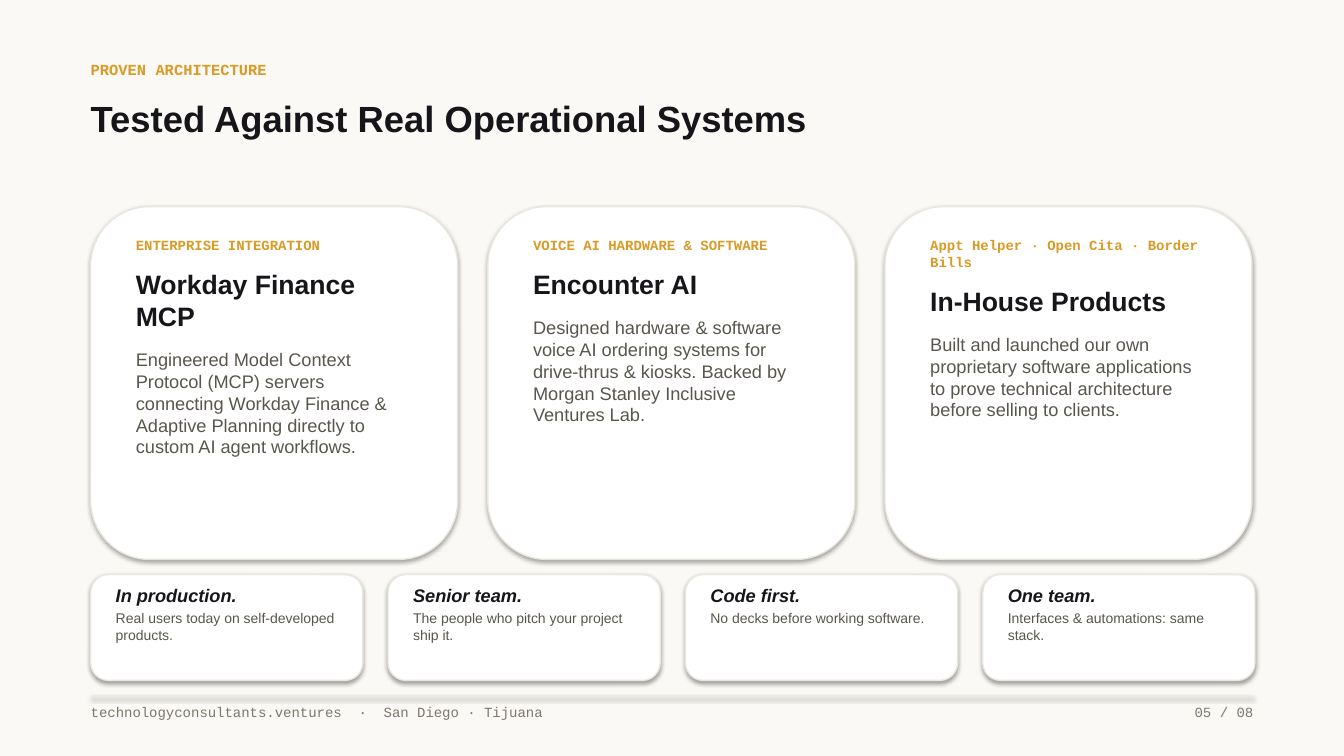
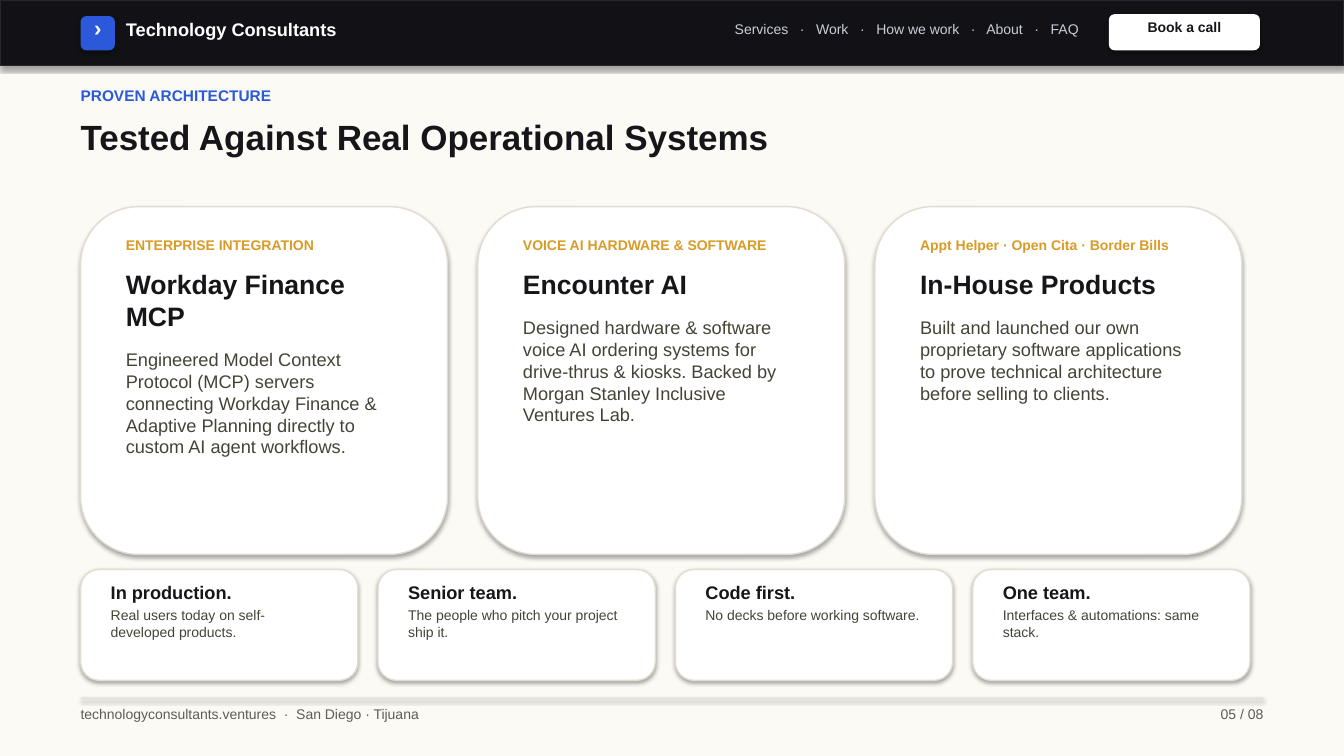
Before and after one commit to rguido198/TechnologyConsultantsVentures, a slide deck: slide 5 of Technology_Consultants_Who_to_Send_My_Way.pptx. Drawn at 1344x756 pixels with LibreOffice and Linux fonts; fonts in the diff are those of the drawing. Boxes give left, top, right and bottom in pixels: in the first picture for what was removed or moved away, otherwise in the second. Text is boxed around its words. In the diff, an @@ line names an element or a change of style, - is before the commit and + after.

Commit message:
Update design.md and rebuild PowerPoint decks with Helvetica Neue system sans typography, web navigation mockup, and clean modern software brand styling

```diff
--- a/Technology_Consultants_Who_to_Send_My_Way.pptx
+++ b/Technology_Consultants_Who_to_Send_My_Way.pptx
@@ background #FAF9F5 to #FBFAF5 @@
@@ rectangle added at bbox=[0, 0, 1344, 66], fill #121216, outline #26262C 1 pt @@
@@ rounded rectangle added at bbox=[81, 16, 115, 50], fill #2B59D9 @@
@@ text added at bbox=[81, 14, 115, 48], 16 pt, text #FFFFFF, bold @@
+›
@@ text added at bbox=[126, 22, 337, 40], 13 pt, text #FFFFFF, bold @@
+Technology Consultants
@@ text added at bbox=[735, 24, 1079, 37], 10 pt, text #C8CDD7 @@
+Services · Work · How we work · About · FAQ
@@ rounded rectangle added at bbox=[1109, 14, 1260, 50], fill #FFFFFF @@
@@ text added at bbox=[1148, 22, 1221, 32], 10 pt, text #16161A, bold @@
+Book a call
@@ text "PROVEN ARCHITECTURE": place and size @@
-text "PROVEN ARCHITECTURE" at bbox=[91, 64, 267, 75]
+text "PROVEN ARCHITECTURE" at bbox=[81, 90, 271, 101]
@@ text "PROVEN ARCHITECTURE" at bbox=[81, 90, 271, 101]: font Courier New to Arial, text colour #D99B26 to #2B59D9 @@
@@ text "Tested Against Real Operational Systems": place and size @@
-text "Tested Against Real Operational Systems" at bbox=[91, 105, 807, 139]
+text "Tested Against Real Operational Systems" at bbox=[81, 124, 768, 157]
@@ text "Tested Against Real Operational Systems" at bbox=[81, 124, 768, 157]: size 26 to 25 pt @@
@@ rounded rectangle: place and size @@
-rounded rectangle at bbox=[91, 207, 458, 560]
+rounded rectangle at bbox=[81, 207, 448, 555]
@@ rounded rectangle: place and size @@
-rounded rectangle at bbox=[488, 207, 855, 560]
+rounded rectangle at bbox=[478, 207, 845, 555]
@@ rounded rectangle: place and size @@
-rounded rectangle at bbox=[885, 207, 1252, 560]
+rounded rectangle at bbox=[875, 207, 1242, 555]
@@ text at bbox=[126, 240, 360, 457]: font Courier New to Arial in "ENTERPRISE INTEGRATION"; text colour #59564D to #454337 in "Engineered Model Context Protocol (MCP) servers connecting ..." @@
@@ text at bbox=[523, 240, 776, 421]: font Courier New to Arial in "VOICE AI HARDWARE & SOFTWARE"; text colour #59564D to #454337 in "Designed hardware & software voice AI ordering ..." @@
@@ text at bbox=[920, 240, 1182, 404]: font Courier New to Arial in "Appt Helper · Open Cita · Border ..."; text colour #59564D to #454337 in "Built and launched our own proprietary software ..." @@
@@ rounded rectangle: place and size @@
-rounded rectangle at bbox=[91, 575, 363, 681]
+rounded rectangle at bbox=[81, 570, 358, 681]
@@ text "In production." at bbox=[111, 585, 265, 640]: italic off in "In production."; text colour #59564D to #454337 in "Real users today on self-developed products." @@
@@ rounded rectangle: place and size @@
-rounded rectangle at bbox=[388, 575, 660, 681]
+rounded rectangle at bbox=[378, 570, 655, 681]
@@ text "Senior team." at bbox=[408, 585, 618, 640]: italic off in "Senior team."; text colour #59564D to #454337 in "The people who pitch your project ship ..." @@
@@ rounded rectangle: place and size @@
-rounded rectangle at bbox=[686, 575, 958, 681]
+rounded rectangle at bbox=[676, 570, 953, 681]
@@ text "Code first." at bbox=[705, 585, 920, 623]: italic off in "Code first."; text colour #59564D to #454337 in "No decks before working software." @@
@@ outline #EBE7DF 1 pt to #E2DDD0 1 pt in 7 elements at bbox=[478, 207, 845, 555], bbox=[875, 207, 1242, 555], bbox=[81, 207, 448, 555], bbox=[81, 570, 358, 681], bbox=[378, 570, 655, 681], bbox=[676, 570, 953, 681], bbox=[973, 570, 1250, 681] @@
@@ rounded rectangle: place and size @@
-rounded rectangle at bbox=[983, 575, 1255, 681]
+rounded rectangle at bbox=[973, 570, 1250, 681]
@@ text "One team." at bbox=[1003, 586, 1199, 637]: italic off in "One team."; text colour #59564D to #454337 in "Interfaces & automations: same stack." @@
@@ 4 texts: place and size @@
-4 texts at bbox=[91, 240, 1198, 720]
+4 texts at bbox=[81, 240, 1182, 722]
@@ text "technologyconsultants.ventures · San Diego · ..." at bbox=[81, 709, 419, 722]: font Courier New to Arial, text colour #7C786C to #5F5C52 @@
@@ rectangle: place and size @@
-rectangle at bbox=[91, 696, 1253, 697]
+rectangle at bbox=[81, 698, 1263, 699]
@@ rectangle at bbox=[81, 698, 1263, 699]: fill #EBE7DF to #E2DDD0 @@
@@ text "05 / 08" at bbox=[1221, 709, 1264, 719]: font Courier New to Arial, text colour #7C786C to #5F5C52 @@
@@ text "05 / 08": place and size @@
-text "05 / 08" at bbox=[1195, 707, 1254, 717]
+text "05 / 08" at bbox=[1221, 709, 1264, 719]
```
Also in this commit, not shown: 7 other slides changed, 2 other files.
